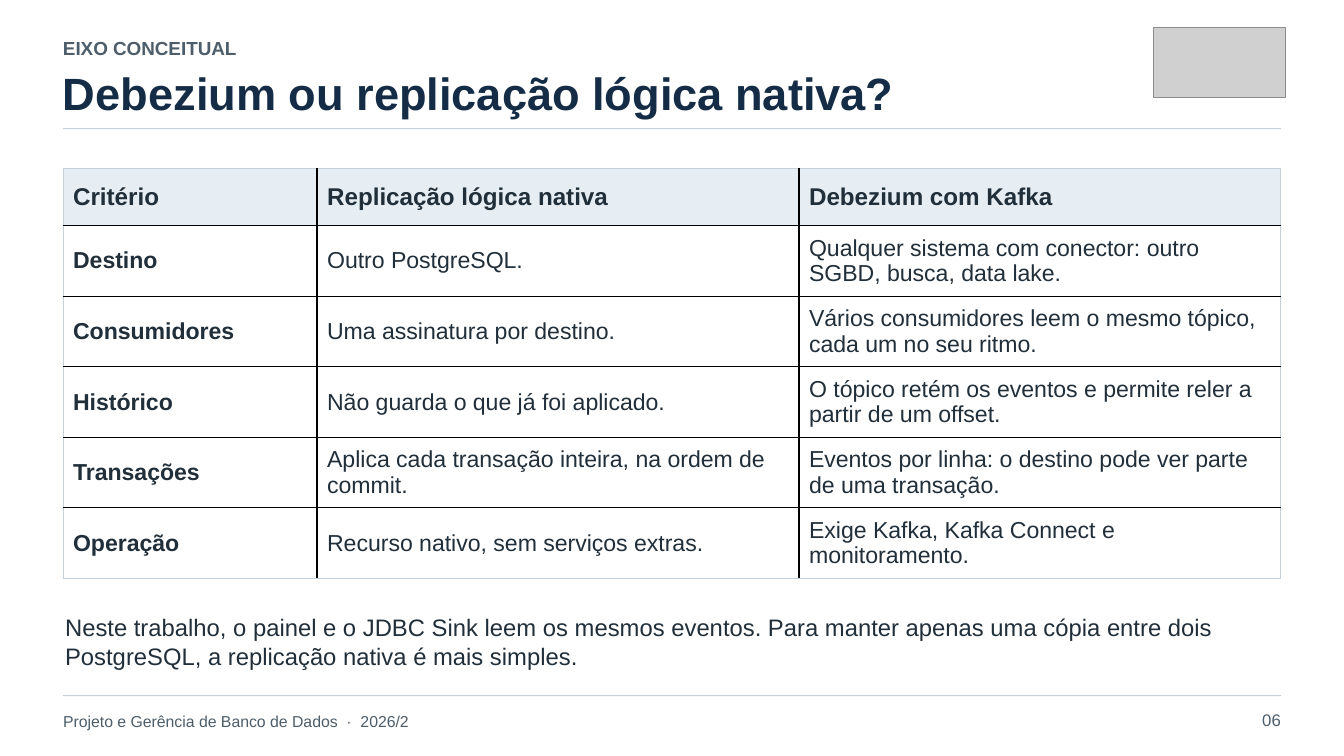
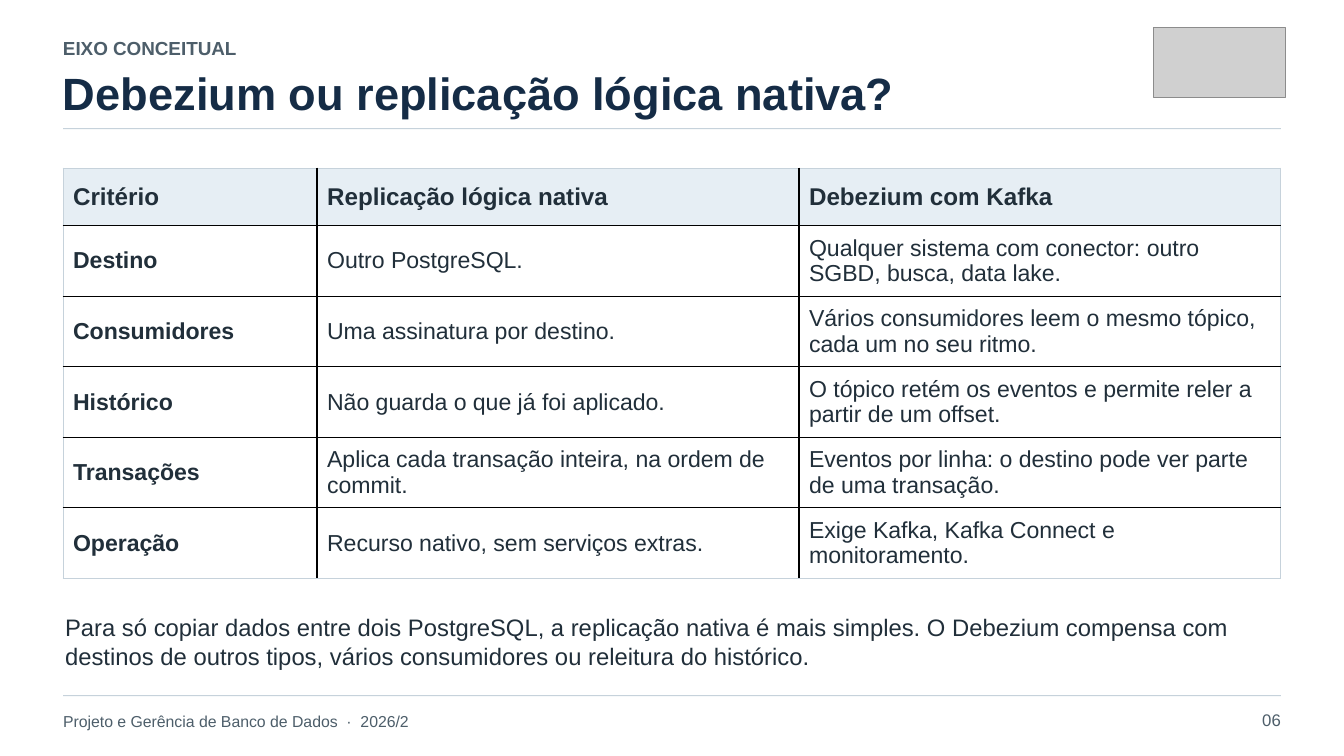
Before and after one commit to lucassbertol/debezium-pgbd, a slide deck: slide 6 of apresentacao/CDC-com-Debezium-e-PostgreSQL-final.pptx. Drawn at 1344x756 pixels with LibreOffice and Linux fonts; fonts in the diff are those of the drawing; grey boxes stand for pictures. Boxes give left, top, right and bottom in pixels: in the first picture for what was removed or moved away, otherwise in the second. Text is boxed around its words. In the diff, an @@ line names an element or a change of style, - is before the commit and + after.

```diff
--- a/apresentacao/CDC-com-Debezium-e-PostgreSQL-final.pptx
+++ b/apresentacao/CDC-com-Debezium-e-PostgreSQL-final.pptx
@@ text at (65, 618, 1228, 670): text changed @@
-Neste trabalho, o painel e o JDBC Sink leem os mesmos eventos. Para manter apenas uma cópia entre dois PostgreSQL, a replicação nativa é mais simples.
+Para só copiar dados entre dois PostgreSQL, a replicação nativa é mais simples. O Debezium compensa com destinos de outros tipos, vários consumidores ou releitura do histórico.
```
Also in this commit, not shown: 5 other slides changed, 10 other files.
